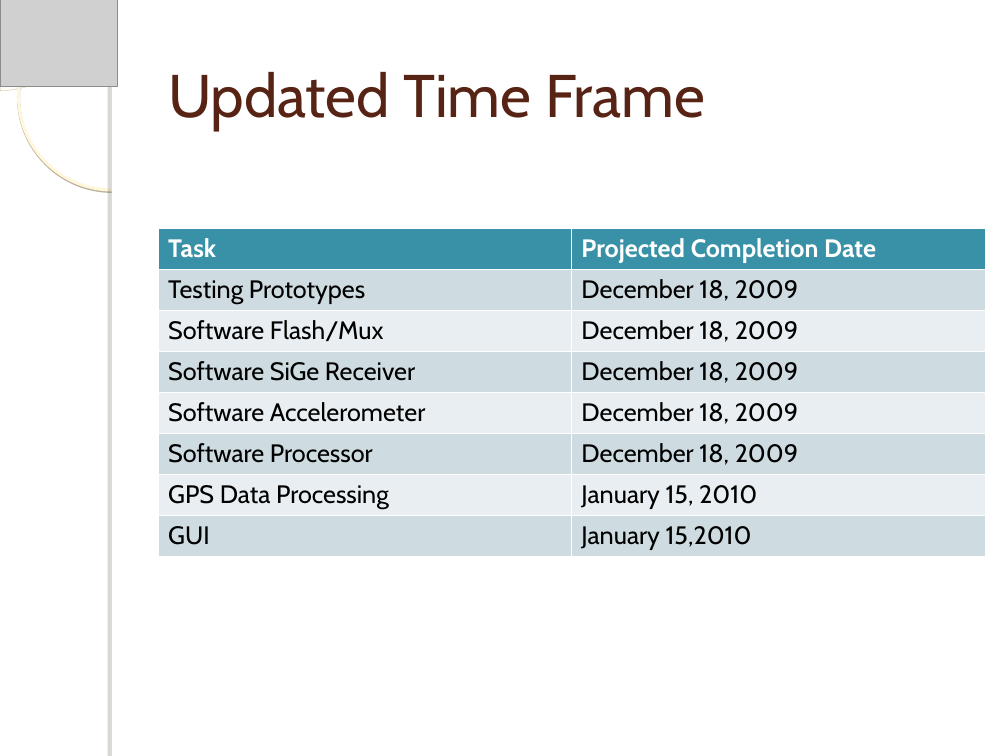
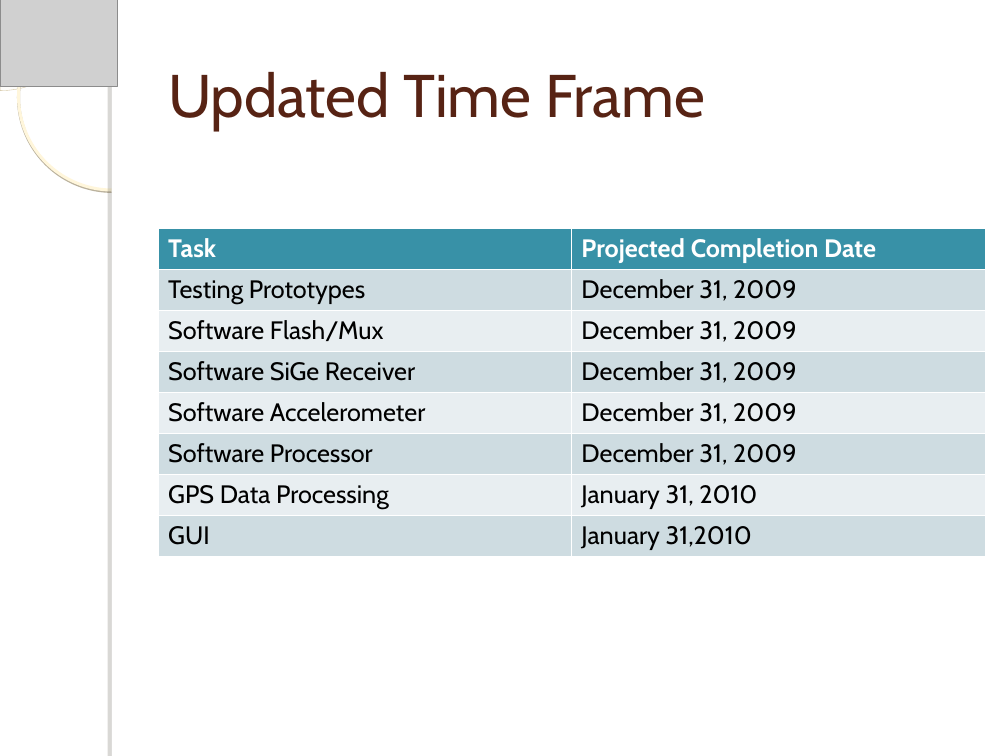
Before and after one commit to lyf8118/sandiaproject, a slide deck: slide 16 of Docs/Report/December Presentation/Critical Design Review.ppt. Drawn at 1008x756 pixels with LibreOffice and Linux fonts; fonts in the diff are those of the drawing; grey boxes stand for pictures; background and template pictures are left out. Boxes give left, top, right and bottom in pixels: in the first picture for what was removed or moved away, otherwise in the second. Text is boxed around its words. In the diff, an @@ line names an element or a change of style, - is before the commit and + after.

Commit message:
Comitting the presentation we used in december

```diff
--- a/Docs/Report/December Presentation/Critical Design Review.ppt
+++ b/Docs/Report/December Presentation/Critical Design Review.ppt
@@ table at (158, 229, 985, 556) @@
-row 2, column 2: December 18, 2009
+row 2, column 2: December 31, 2009
-row 3, column 2: December 18, 2009
+row 3, column 2: December 31, 2009
-row 4, column 2: December 18, 2009
+row 4, column 2: December 31, 2009
-row 5, column 2: December 18, 2009
+row 5, column 2: December 31, 2009
-row 6, column 2: December 18, 2009
+row 6, column 2: December 31, 2009
-row 7, column 2: January 15, 2010
+row 7, column 2: January 31, 2010
-row 8, column 2: January 15,2010
+row 8, column 2: January 31,2010
```
